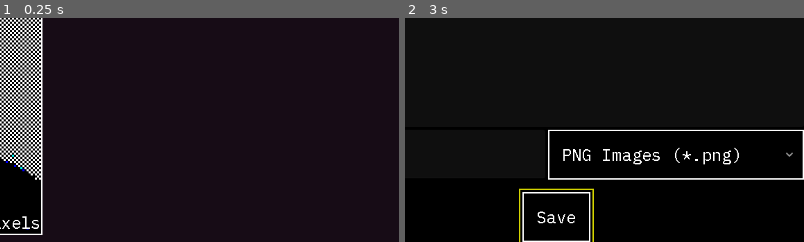
Above: before the commit, frames 1-2 (left to right).
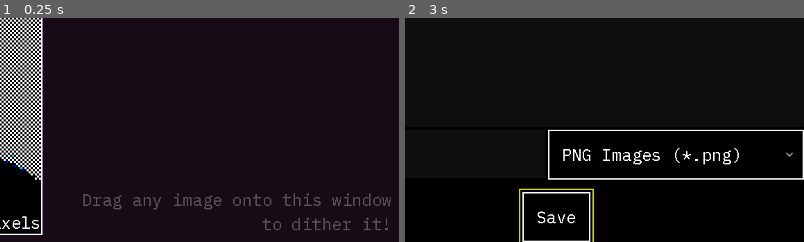
Above: after the commit, the same moments.

Repository: thiefhand/ditherer
Game: Godot game, scene res://ditherer_root.tscn
Two runs of this game, one before a commit and one after it. Both use one fixed random seed, a clock stepped at 60 frames per second and the inputs below.
Inputs:
- Up to frame 1 (0.25 s): no input
- Up to frame 2 (3 s): click "Original" at 0.5 s; click "Original" at 1.25 s; click "Original" at 2 s; click "Save Image" at 2.75 s
The pictures show only the part of the screen within x 50-100%, y 50-100%; the shares and areas given below are measured in that part.

The runs differ from the first frame. In frame 1, 1.6% of the frame differs, in the area x 20-98%, y 78-95%; in frame 2, nothing differs.

Commit message:
[ux] added some help and readme

Diff:
--- a/main_view/main_view.tscn
+++ b/main_view/main_view.tscn
@@ -9,6 +9,8 @@
 
 [sub_resource type="ViewportTexture" id="ViewportTexture_y23rn"]
 viewport_path = NodePath("SubViewport")
+
+[sub_resource type="StyleBoxEmpty" id="StyleBoxEmpty_afxnm"]
 
 [node name="MainView" type="Control" node_paths=PackedStringArray("image_info_label", "image_path_label", "zoom_slider", "show_original_button", "dithered_sprite", "save_button", "settings_container", "viewport", "file_dialog")]
 layout_mode = 3
@@ -121,6 +123,18 @@
 tooltip_text = "Save the image to your computer."
 text = "Save Image"
 
+[node name="HSeparator2" type="HSeparator" parent="HBoxContainer/SettingsContainer"]
+layout_mode = 2
+size_flags_vertical = 3
+theme_override_styles/separator = SubResource("StyleBoxEmpty_afxnm")
+
+[node name="Label2" type="Label" parent="HBoxContainer/SettingsContainer"]
+modulate = Color(1, 1, 1, 0.29411766)
+layout_mode = 2
+text = "Drag any image onto this window to dither it!"
+horizontal_alignment = 2
+autowrap_mode = 2
+
 [node name="FileDialog" type="FileDialog" parent="."]
 oversampling_override = 1.0
 mode = 2
Not shown: 1 places in main_view/main_view.tscn that only renumber resources
Binary file added: media/demo_screenshot.png
Not shown, added: media/demo_screenshot.png.import
Not shown, added: README.md
